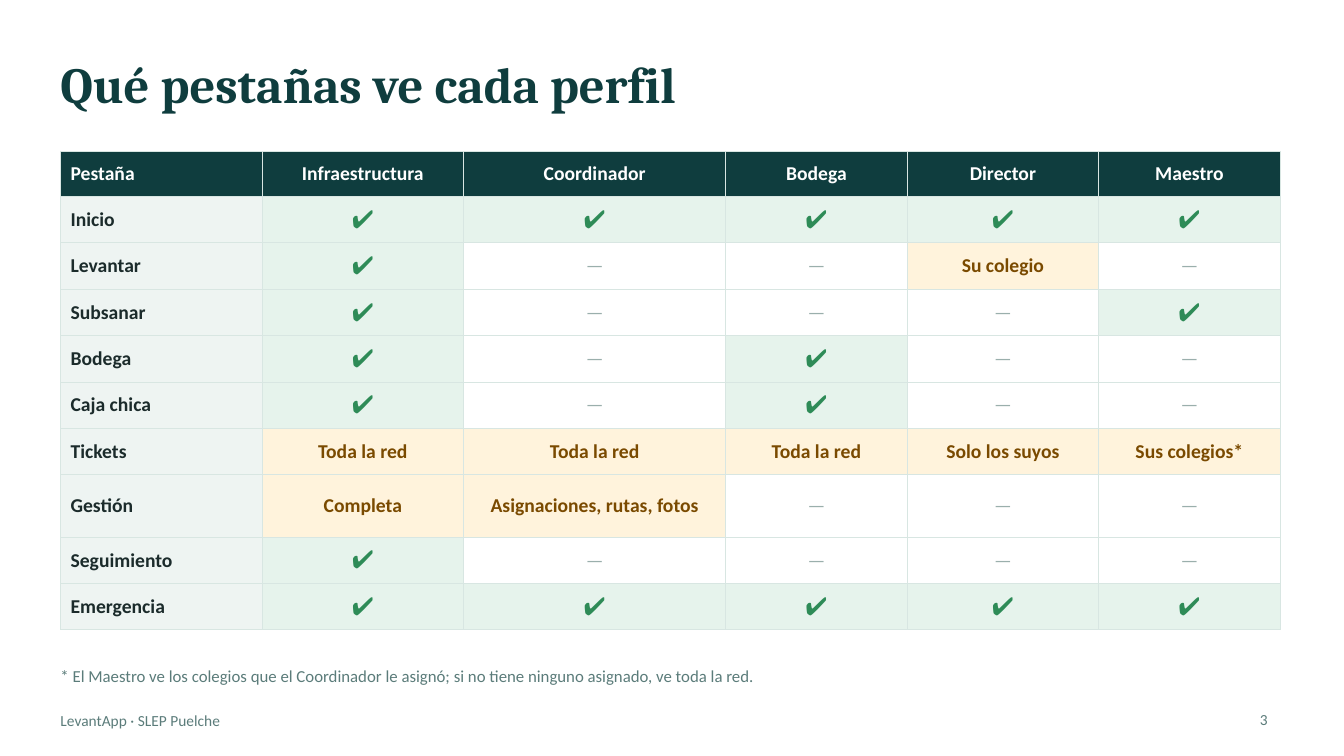
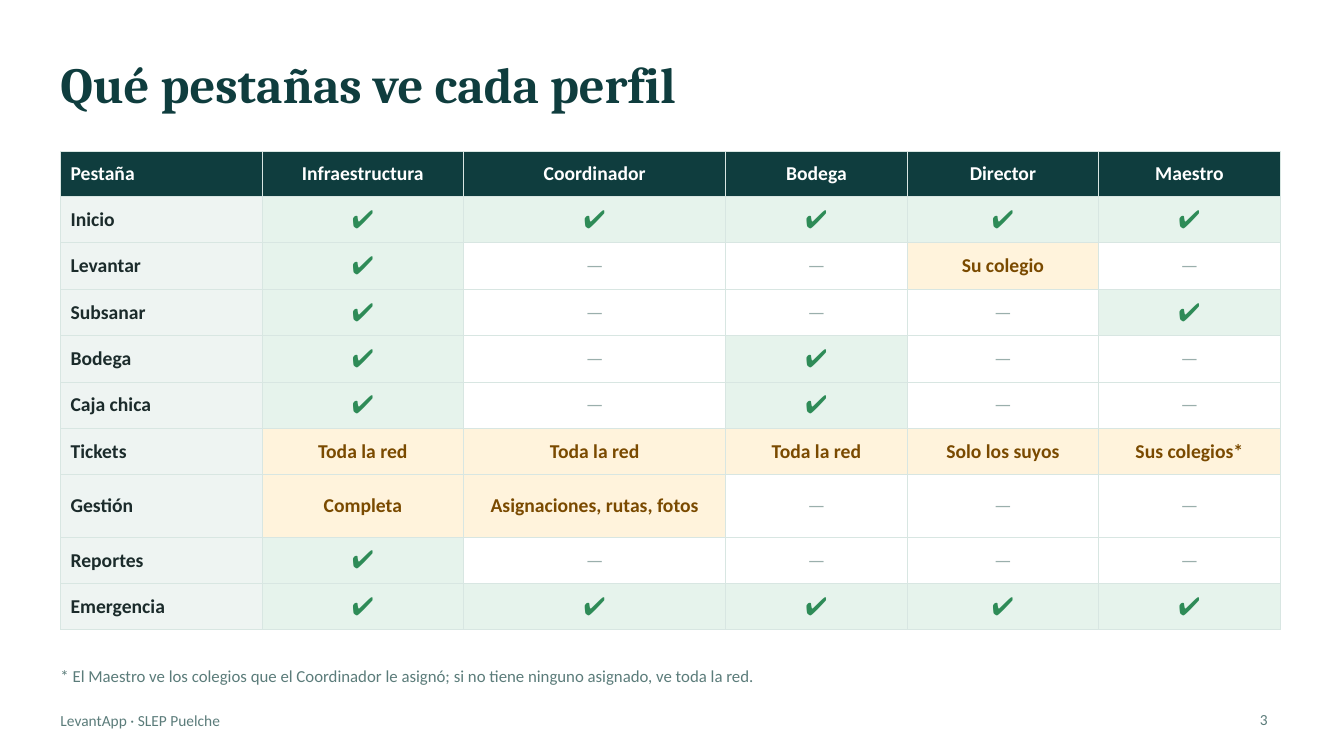
Before and after one commit to Rockdrigo2020/levantamiento-colegios, a slide deck: slide 3 of docs/Accesos_por_perfil_LevantApp.pptx. Drawn at 1344x756 pixels with LibreOffice and Linux fonts; fonts in the diff are those of the drawing. Boxes give left, top, right and bottom in pixels: in the first picture for what was removed or moved away, otherwise in the second. Text is boxed around its words. In the diff, an @@ line names an element or a change of style, - is before the commit and + after.

```diff
--- a/docs/Accesos_por_perfil_LevantApp.pptx
+++ b/docs/Accesos_por_perfil_LevantApp.pptx
@@ table at bbox=[60, 151, 1280, 621] @@
-row 9, column 1: Seguimiento
+row 9, column 1: Reportes
```
Also in this commit, not shown: 4 other slides changed, 3 other files.
